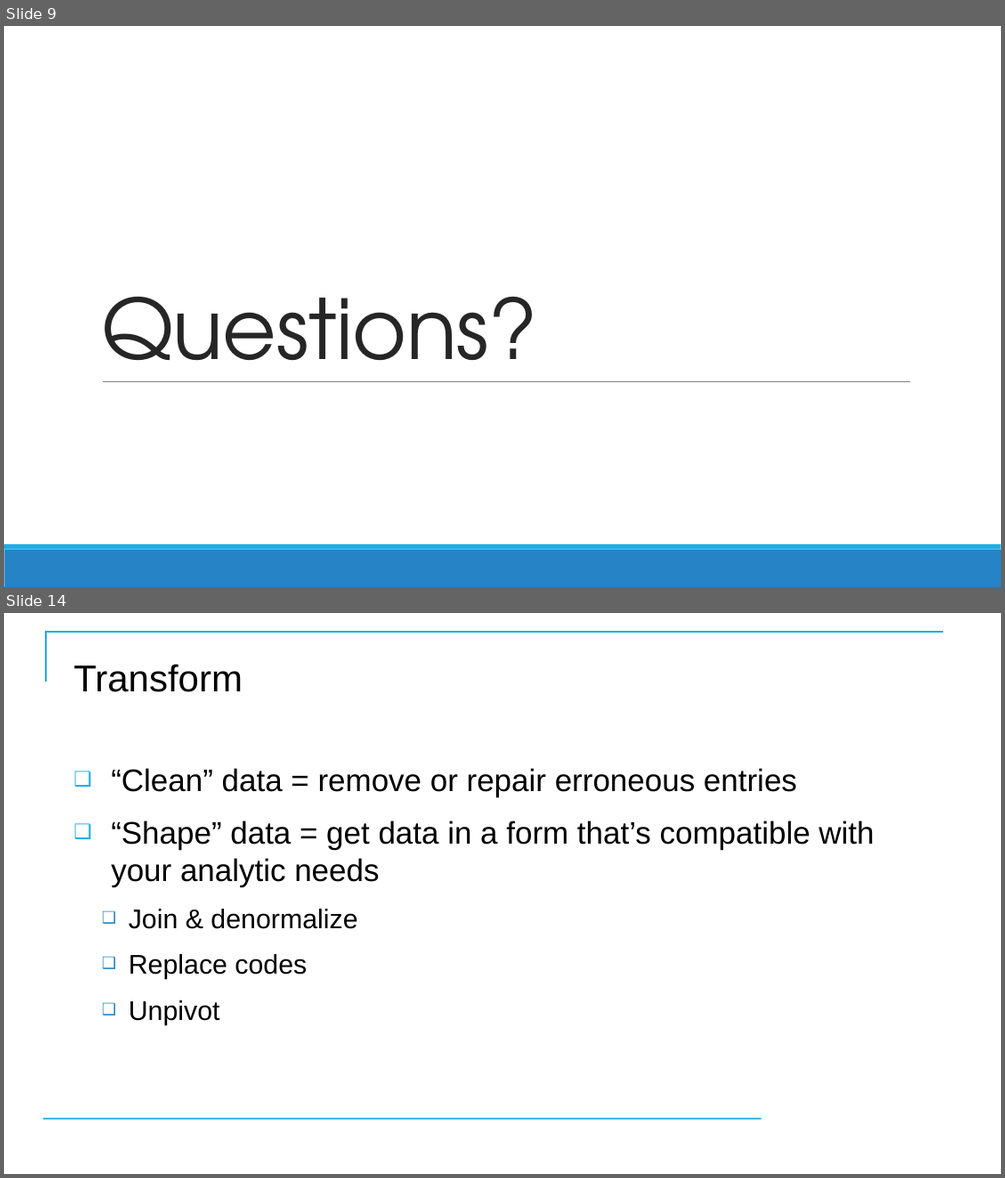
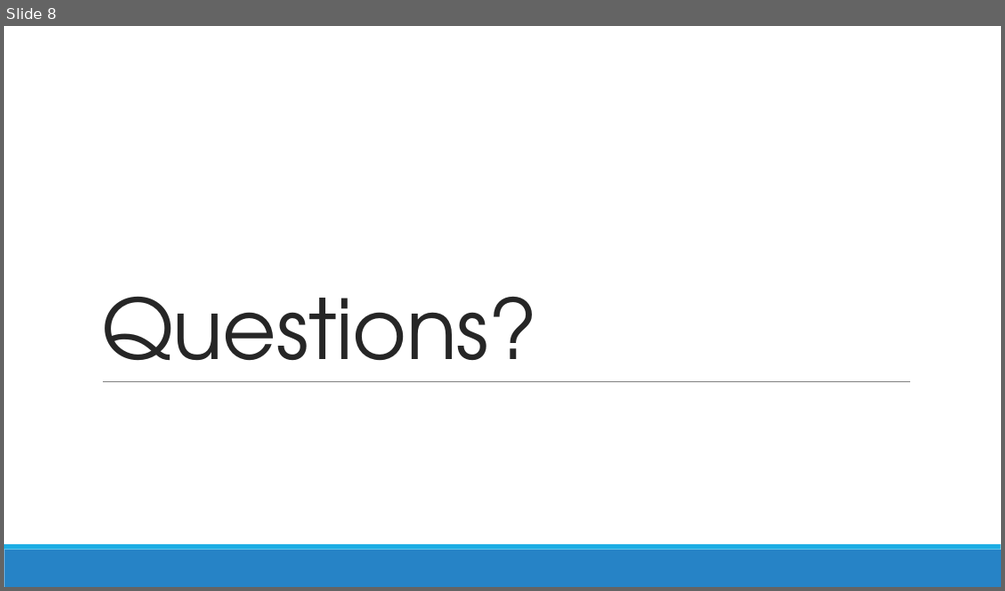
Before and after one commit to CostelloTechnicalConsulting/XGHDEV, a slide deck: ppt/XGHDEV.pptx. Shown one above the other, each under a label of ours: slides 9 and 14 before the commit, slide 8 after it; the slides between them are not shown. The pictures are 1005x1178 and 1005x591 pixels, drawn with LibreOffice and Linux fonts; fonts in the diff are those of the drawing; background and template pictures are left out. Boxes give left, top, right and bottom in pixels: in the first picture for what was removed or moved away, otherwise in the second. Text is boxed around its words. In the diff, an @@ line names an element or a change of style, - is before the commit and + after.

```diff
--- a/ppt/XGHDEV.pptx
+++ b/ppt/XGHDEV.pptx
@@ slide 14 removed at box(4, 613, 1001, 1174), background #FFFFFF @@
@@ freeform shape removed at box(46, 632, 943, 682) @@
@@ title removed at box(73, 664, 243, 692) @@
-Transform
@@ text removed at box(111, 768, 874, 1025) @@
-❑ “Clean” data = remove or repair erroneous entries
-❑ “Shape” data = get data in a form that’s compatible with your analytic needs
-  ❑ Join & denormalize
-  ❑ Replace codes
-  ❑ Unpivot
@@ line removed from (44, 1119) to (761, 1119) @@
@@ what was slide 9 is now slide 8 @@
```
Also in this commit, not shown: 5 slides changed, 86 slides added, 100 other slides removed.
